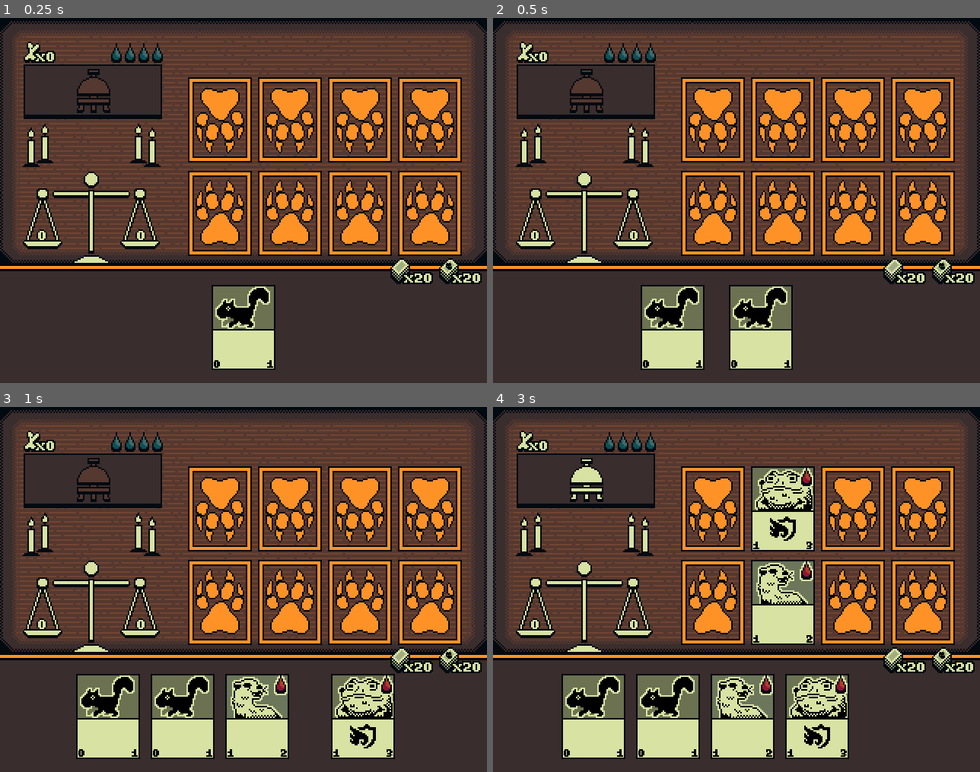
Above: before the commit, frames 1-4 (two rows, left to right).
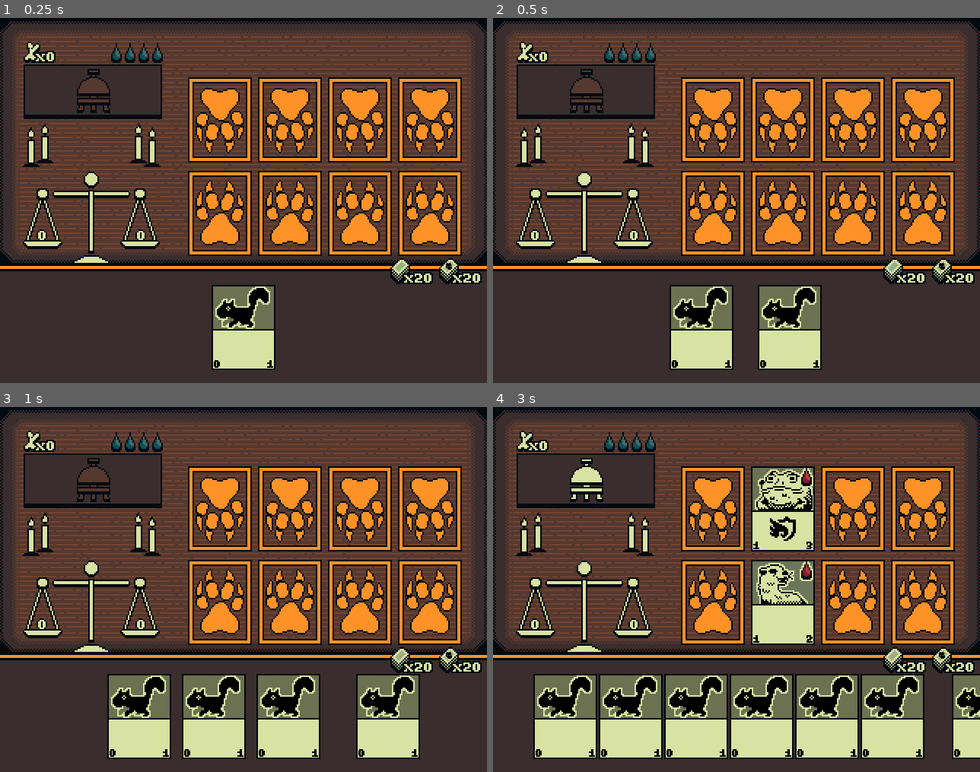
Above: after the commit, the same moments.

Repository: matthewkayin/inscryption
Game: Godot game, scene res://match/match.tscn
The game is run twice, just before and just after one commit, with the same random seed, the same clock (stepped at 60 frames per second) and the same inputs. This scene is started directly instead of the project's main scene.
Inputs (mouse positions are in pixels of both pictures, inside the frame that each line leads up to):
- Up to frame 1 (0.25 s): no input
- Up to frame 2 (0.5 s): no input
- Up to frame 3 (1 s): move the mouse to (350, 571) at 0.52 s; click (350, 571) at 0.67 s
- Up to frame 4 (3 s): move the mouse to (639, 607) at 1.27 s; click (639, 607) at 1.42 s; tap Enter at 2 s; move the mouse to (785, 509) at 2.02 s; click (785, 509) at 2.17 s; tap Space at 2.75 s; move the mouse to (712, 662) at 2.77 s; click (712, 662) at 2.92 s

Frame 1 is identical in both runs. In frame 2, 6.5% of the frame differs, in the area x 30-68%, y 73-97%; in frame 3, 11%; in frame 4, 13%, in the area x 8-100%, y 73-97%.

Commit message:
support for large hands
Signed-off-by: Matthew Madden <matthewkayin@gmail.com>

Diff:
--- a/match/match.gd
+++ b/match/match.gd
@@ -59,10 +59,8 @@
     bell.frame_coords.x = int(BellState.DISABLED)
     score_scale.display_scores(0, 0)
 
-    for i in range(0, 2):
+    for i in range(0, 4):
         await hand_add_card(Card.CardName.SQUIRREL)
-    await hand_add_card(Card.CardName.STOAT)
-    await hand_add_card(Card.CardName.BULLFROG)
     state = State.PLAYER_TURN
 
     board_add_card(Turn.PLAYER, 1, Card.CardName.STOAT)
@@ -70,6 +68,11 @@
 
 func _process(_delta):
     if state == State.WAIT:
+        return
+    if Input.is_mouse_button_pressed(MOUSE_BUTTON_LEFT):
+        state = State.WAIT
+        await hand_add_card(Card.CardName.SQUIRREL)
+        state = State.PLAYER_TURN
         return
     if rulebook.visible:
         rulebook_process()
@@ -80,8 +83,17 @@
 
 func hand_update_positions():
     const HAND_CENTER = Vector2(320, 407)
-    const HAND_CARD_PADDING = 16
     const HAND_UPDATE_DURATION = 0.25
+
+    var hand_size = player_hand.size()
+    var HAND_CARD_PADDING
+    if hand_size < 6:
+        HAND_CARD_PADDING = 98
+    elif hand_size == 6:
+        HAND_CARD_PADDING = 90
+    else:
+        const LAST_CARD_POSITION = 532.0 - 82.0
+        HAND_CARD_PADDING = LAST_CARD_POSITION / (hand_size - 1)
 
     if player_hand.size() == 0:
         return
@@ -89,10 +101,16 @@
     if player_hand.size() == 1:
         tween.parallel().tween_property(player_hand[0], "position", HAND_CENTER, HAND_UPDATE_DURATION)
     else:
-        var hand_area_size = (player_hand.size() * Card.CARD_SIZE.x) + ((player_hand.size() - 1) * HAND_CARD_PADDING)
-        var hand_area_start = 320 - int(hand_area_size / 2.0)
+        var hand_area_size
+        var hand_area_start
+        if hand_size < 7:
+            hand_area_size = (player_hand.size() * HAND_CARD_PADDING) - (HAND_CARD_PADDING - Card.CARD_SIZE.x)
+            hand_area_start = 320 - int(hand_area_size / 2.0) + (Card.CARD_SIZE.x / 2.0)
+        else:
+            hand_area_size = 532.0
+            hand_area_start = 95.0
         for i in range(0, player_hand.size()):
-            var card_x = hand_area_start + (i * (Card.CARD_SIZE.x + HAND_CARD_PADDING))
+            var card_x = hand_area_start + (i * HAND_CARD_PADDING)
             tween.parallel().tween_property(player_hand[i], "position", Vector2(card_x, HAND_CENTER.y), HAND_UPDATE_DURATION)
     await tween.finished
 
@@ -145,13 +163,18 @@
     var mouse_pos = get_viewport().get_mouse_position()
     var hovered_card = null
     for card in player_hand:
+        card.z_index = 0
+    for i in range(player_hand.size() - 1, -1, -1):
+        var card = player_hand[i]
         if card.has_point(mouse_pos):
             # make sure that card hover is not already open on this card
             hovered_card = card
-            if card_hover.visible and card_hover.position == card.position:
-                continue
-            card_hover.open(card.position)
-
+            if not (card_hover.visible and card_hover.position == card.position):
+                card_hover.open(card.position)
+            break
+
+    if hovered_card != null:
+        hovered_card.z_index = 1
     if hovered_card == null and card_hover.visible:
         card_hover.close()
 
@@ -200,6 +223,7 @@
         if can_summon:
             card_hover.close()
             hovered_card.animate_presummon()
+            hovered_card.z_index = 1
             state = State.PLAYER_SUMMONING
 
             summoning_card = hovered_card
@@ -269,6 +293,7 @@
                 var tween = get_tree().create_tween()
                 tween.tween_property(summoning_card, "position", hovered_cardslot.global_position, 0.25)
                 await tween.finished
+                summoning_card.z_index = 0
                 # Swap the card out of player hand and onto the board
                 player_hand.erase(summoning_card)
                 player_board[hovered_cardslot_index] = summoning_card
--- a/match/match.tscn
+++ b/match/match.tscn
@@ -440,6 +440,7 @@
 
 [node name="card_hover" type="Sprite2D" parent="."]
 visible = false
+z_index = 1
 material = SubResource("ShaderMaterial_ie3c2")
 position = Vector2(-4, -4)
 scale = Vector2(2, 2)
